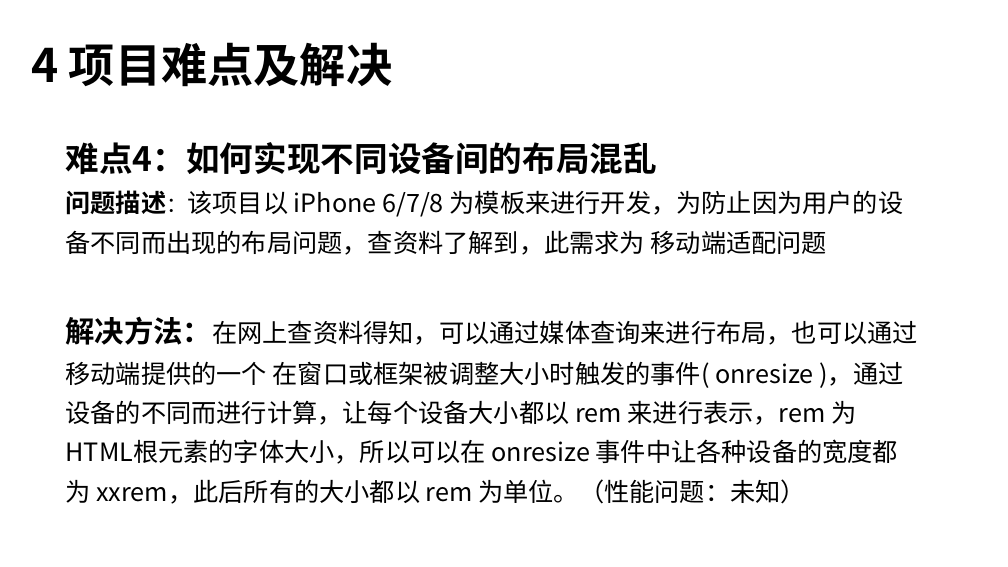
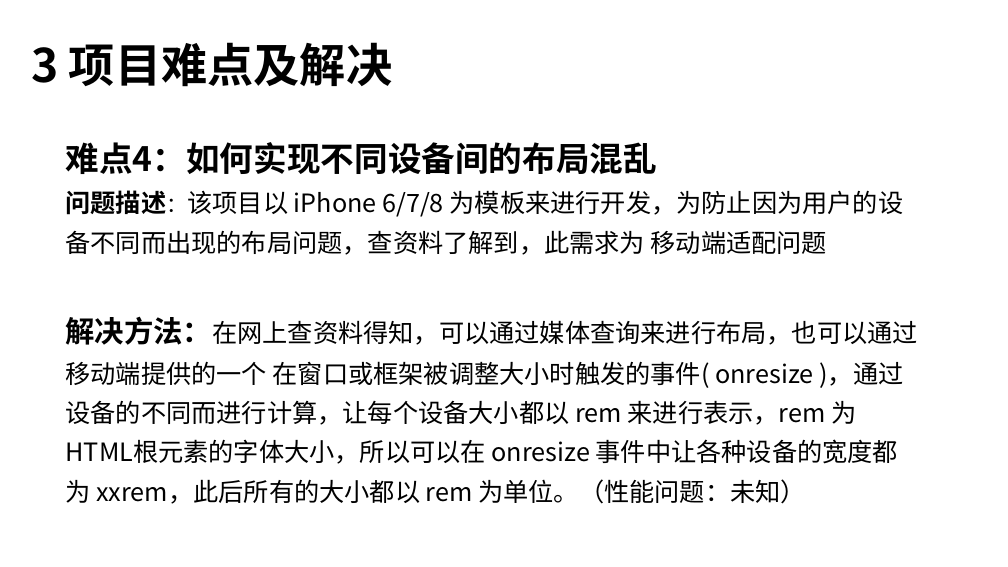
Before and after one commit to bili-xiaobei/weiwei_bride, a slide deck: slide 22 of 项目介绍.pptx (slide 23 before the commit). Drawn at 1008x567 pixels with LibreOffice and Linux fonts; fonts in the diff are those of the drawing. Boxes give left, top, right and bottom in pixels: in the first picture for what was removed or moved away, otherwise in the second. Text is boxed around its words. In the diff, an @@ line names an element or a change of style, - is before the commit and + after.

```diff
--- a/项目介绍.pptx
+++ b/项目介绍.pptx
@@ title at bbox=[31, 42, 392, 87]: text changed @@
-4 项目难点及解决
+3 项目难点及解决
```
Also in this commit, not shown: 7 other slides changed, 2 slides removed, 20 other files.
